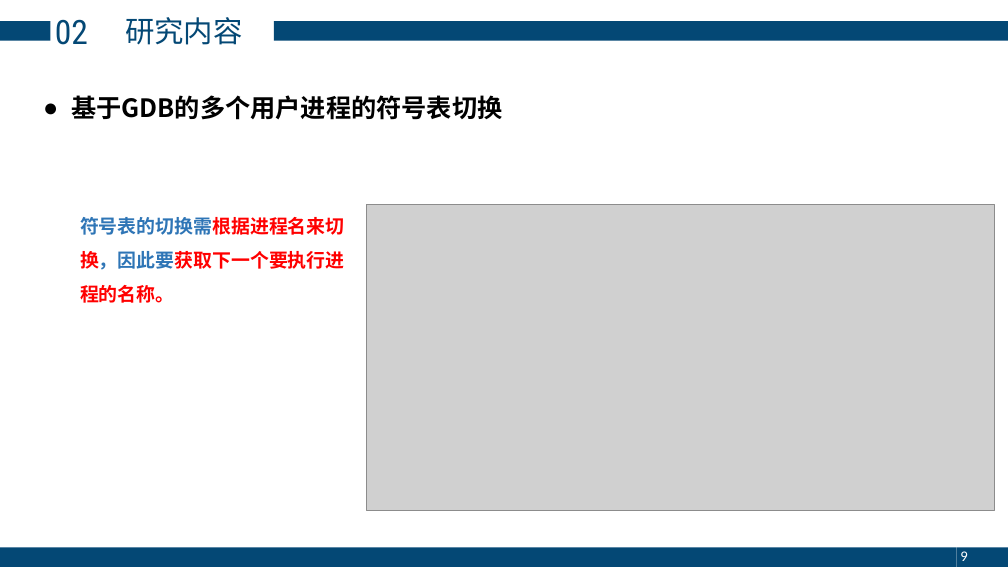
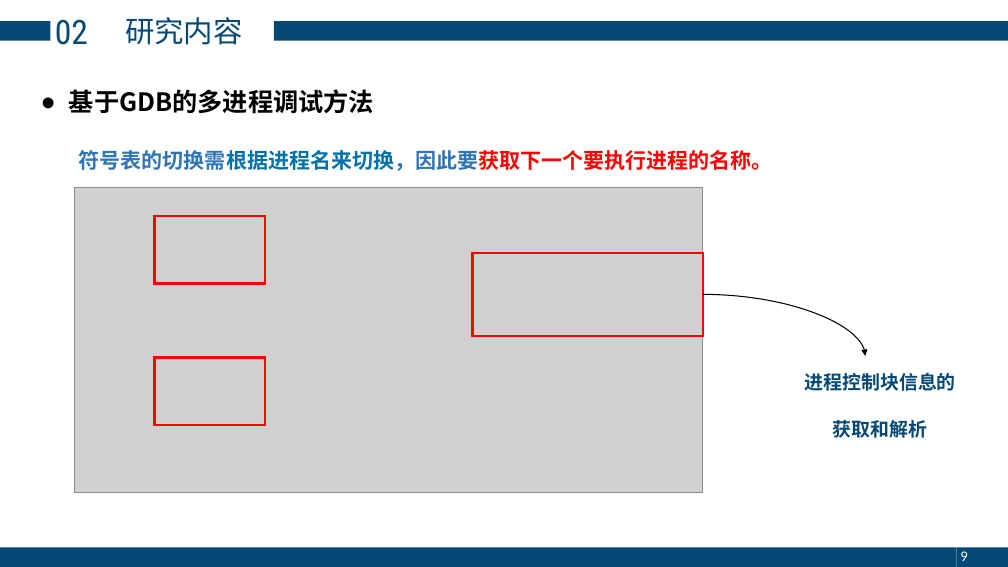
Before and after one commit to zhangly1234/report, a slide deck: slide 9 of 毕业答辩-张露元.pptx. Drawn at 1008x567 pixels with LibreOffice and Linux fonts; fonts in the diff are those of the drawing; grey boxes stand for pictures. Boxes give left, top, right and bottom in pixels: in the first picture for what was removed or moved away, otherwise in the second. Text is boxed around its words. In the diff, an @@ line names an element or a change of style, - is before the commit and + after.

```diff
--- a/毕业答辩-张露元.pptx
+++ b/毕业答辩-张露元.pptx
@@ text at box(69, 89, 374, 114): text changed @@
-● 基于GDB的多个用户进程的符号表切换
+● 基于GDB的多进程调试方法
@@ text "符号表的切换需根据进程名来切换，因此要获取下一个要执行进程的名称。": place and size @@
-text "符号表的切换需根据进程名来切换，因此要获取下一个要执行进程的名称。" at box(80, 217, 345, 303)
+text "符号表的切换需根据进程名来切换，因此要获取下一个要执行进程的名称。" at box(79, 150, 773, 171)
@@ text "符号表的切换需根据进程名来切换，因此要获取下一个要执行进程的名称。" at box(79, 150, 773, 171): size 18 to 20 pt; text colour #FF0000 to #0072A9 in "符号表的切换需根据进程名来切换，因此要获取下一个要执行进程的名称。" @@
@@ picture: place and size @@
-picture at box(366, 205, 995, 510)
+picture at box(74, 188, 703, 493)
@@ rectangle added at box(154, 216, 265, 284), outline #FF0000 2.25 pt @@
@@ rectangle added at box(473, 253, 703, 336), outline #FF0000 2.25 pt @@
@@ curved arrow added from (703, 294) to (866, 356), #000000 1 pt @@
@@ rectangle added at box(154, 358, 265, 425), outline #FF0000 2.25 pt @@
@@ text added at box(805, 373, 956, 438), 18 pt, text #044875, bold @@
+进程控制块信息的
+获取和解析
```
Also in this commit, not shown: 11 other slides changed, 2 slides added, 3 slides removed.
